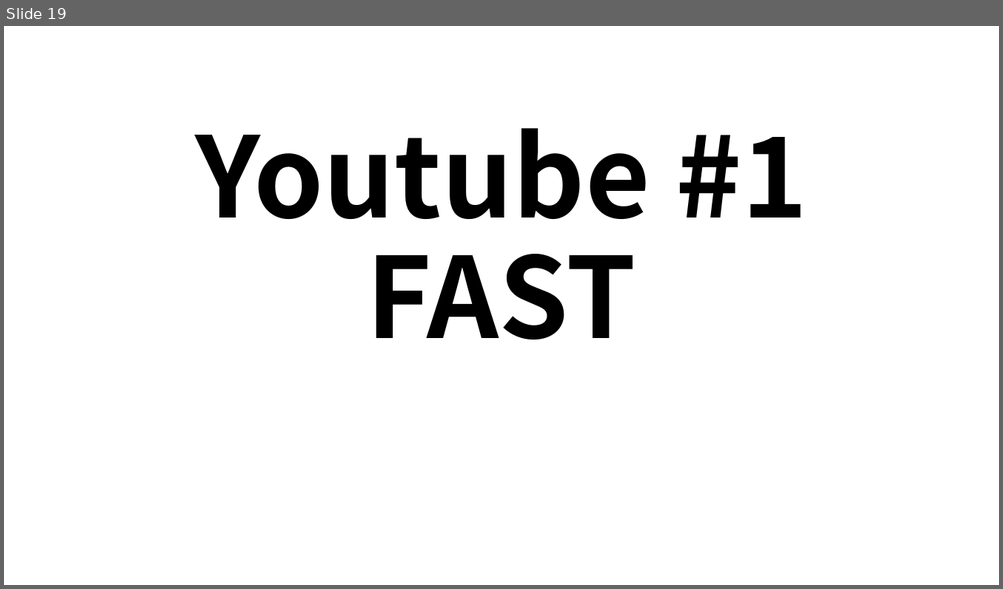
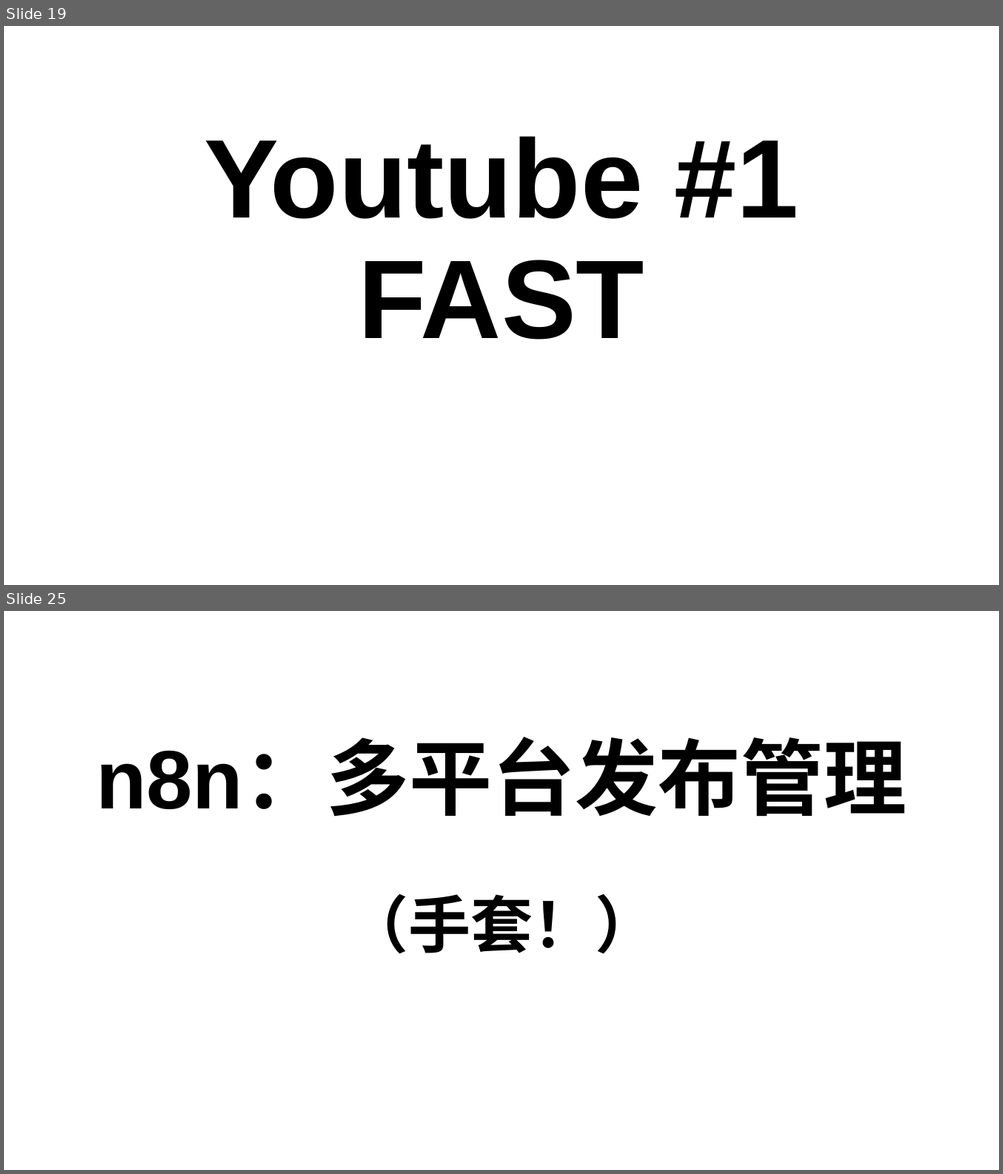
Before and after one commit to aistudybar/ob-OnePersonCompany, a slide deck: _attachment/一人公司（OPC）.pptx. Shown one above the other, each under a label of ours: slide 19 before the commit, slides 19 and 25 after it; the slides between them are not shown. The pictures are 1003x589 and 1003x1174 pixels, drawn with LibreOffice and Linux fonts; fonts in the diff are those of the drawing. Boxes give left, top, right and bottom in pixels: in the first picture for what was removed or moved away, otherwise in the second. Text is boxed around its words. In the diff, an @@ line names an element or a change of style, - is before the commit and + after.

```diff
--- a/_attachment/一人公司（OPC）.pptx
+++ b/_attachment/一人公司（OPC）.pptx
@@ slide 25 added at (4,611,999,1170), background #FFFFFF @@
@@ title added at (96,743,906,954), 80 pt, text #000000, bold @@
+n8n：多平台发布管理
+（手套！）
@@ slide 19 changed as well @@
@@ title "Youtube #1 FAST" at (204,136,798,340): font Noto Sans CJK SC to Arial @@
```
Also in this commit, not shown: 16 other slides changed, 9 other slides added, 2 slides removed, 3 other files.
